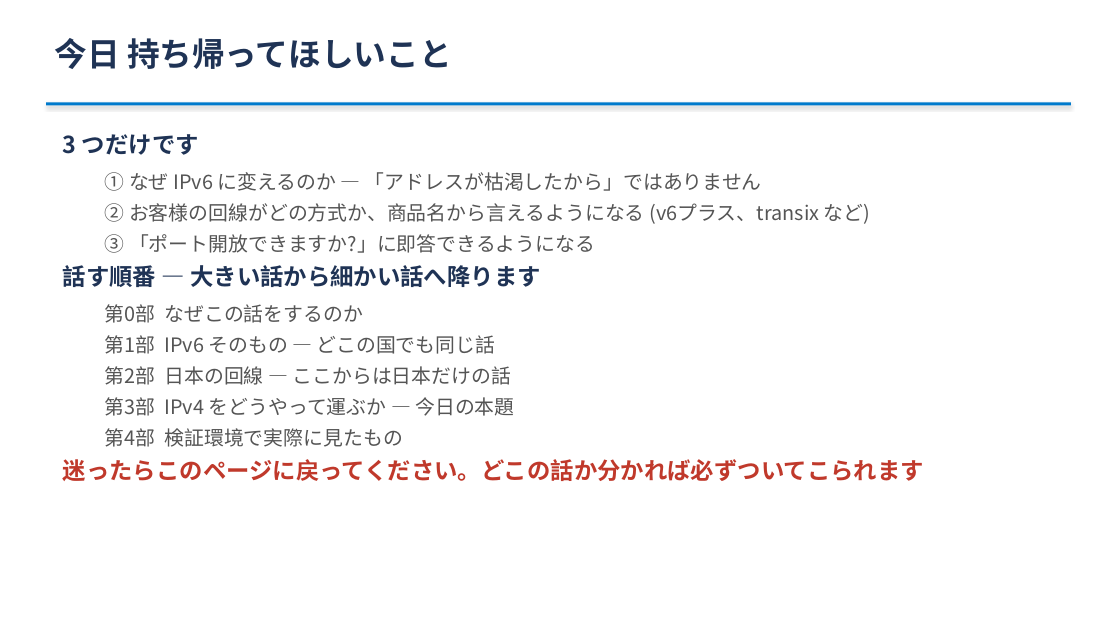
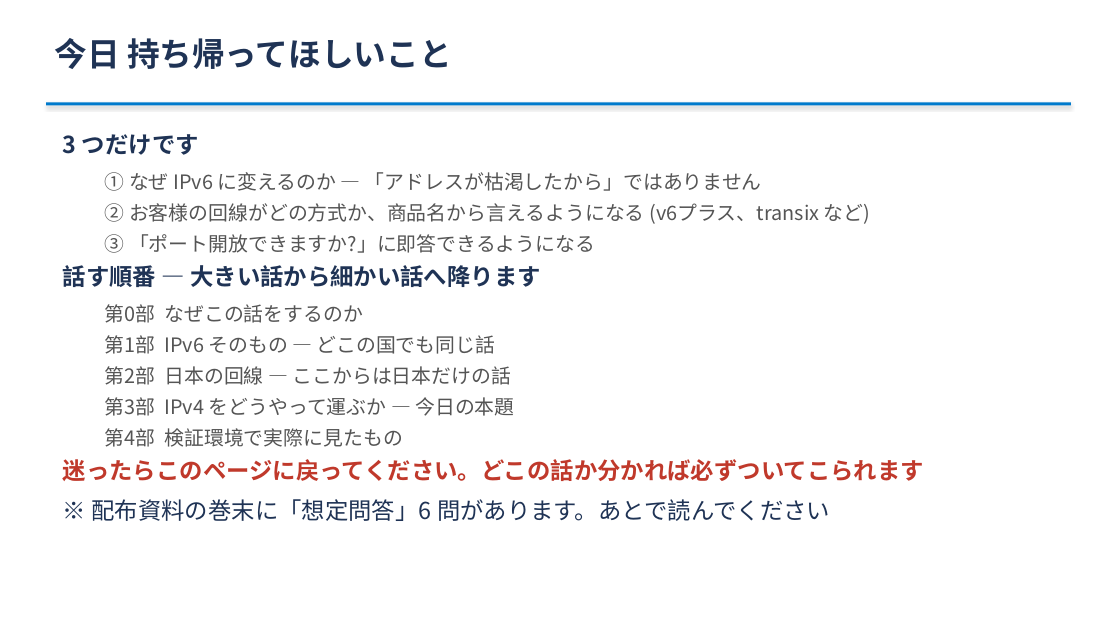
Before and after one commit to ginchankawaii/claude-code-book-template, a slide deck: slide 3 of docs/ipoe-lab/slides/setsumeikai.pptx. Drawn at 1120x630 pixels with LibreOffice and Linux fonts; fonts in the diff are those of the drawing. Boxes give left, top, right and bottom in pixels: in the first picture for what was removed or moved away, otherwise in the second. Text is boxed around its words. In the diff, an @@ line names an element or a change of style, - is before the commit and + after.

```diff
--- a/docs/ipoe-lab/slides/setsumeikai.pptx
+++ b/docs/ipoe-lab/slides/setsumeikai.pptx
@@ text at (x1=91, y1=499, x2=830, y2=521): paragraph added @@
+※ 配布資料の巻末に「想定問答」6 問があります。あとで読んでください
```
Also in this commit, not shown: 6 other slides changed, 1 slide added, 3 other files.
